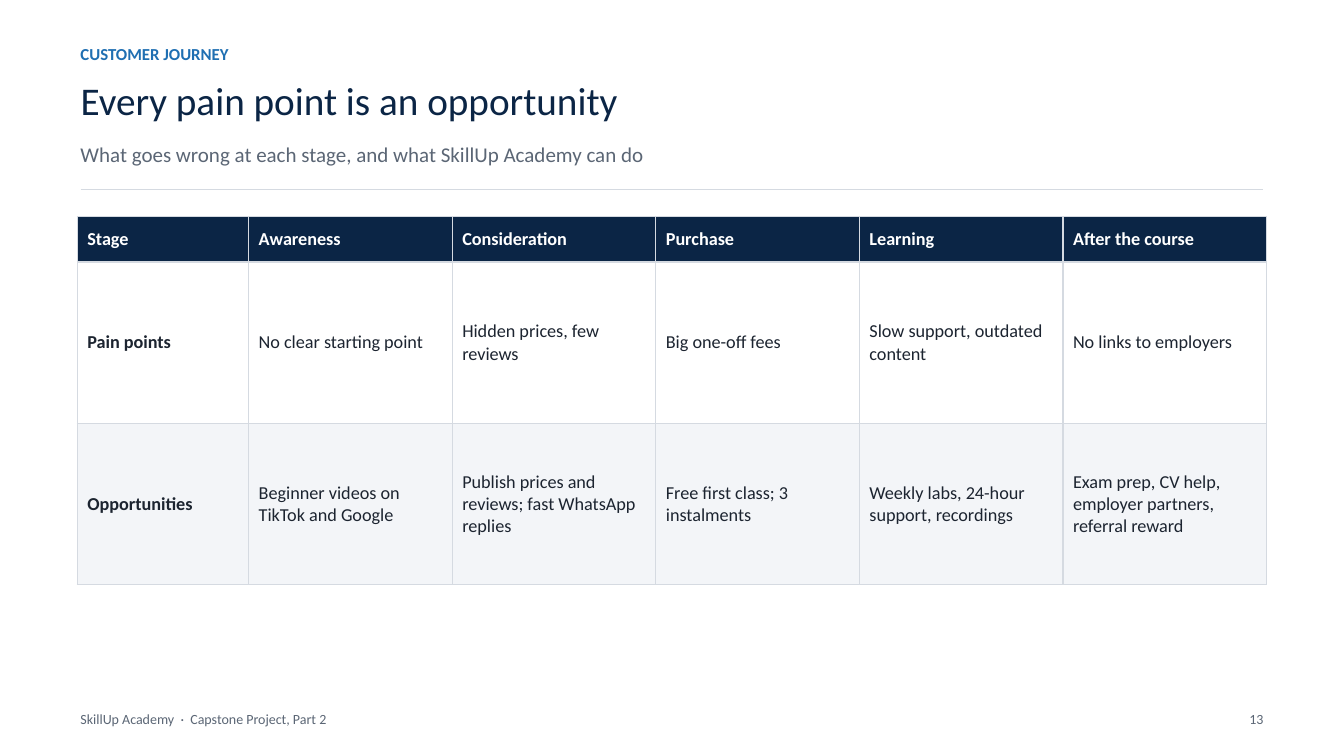
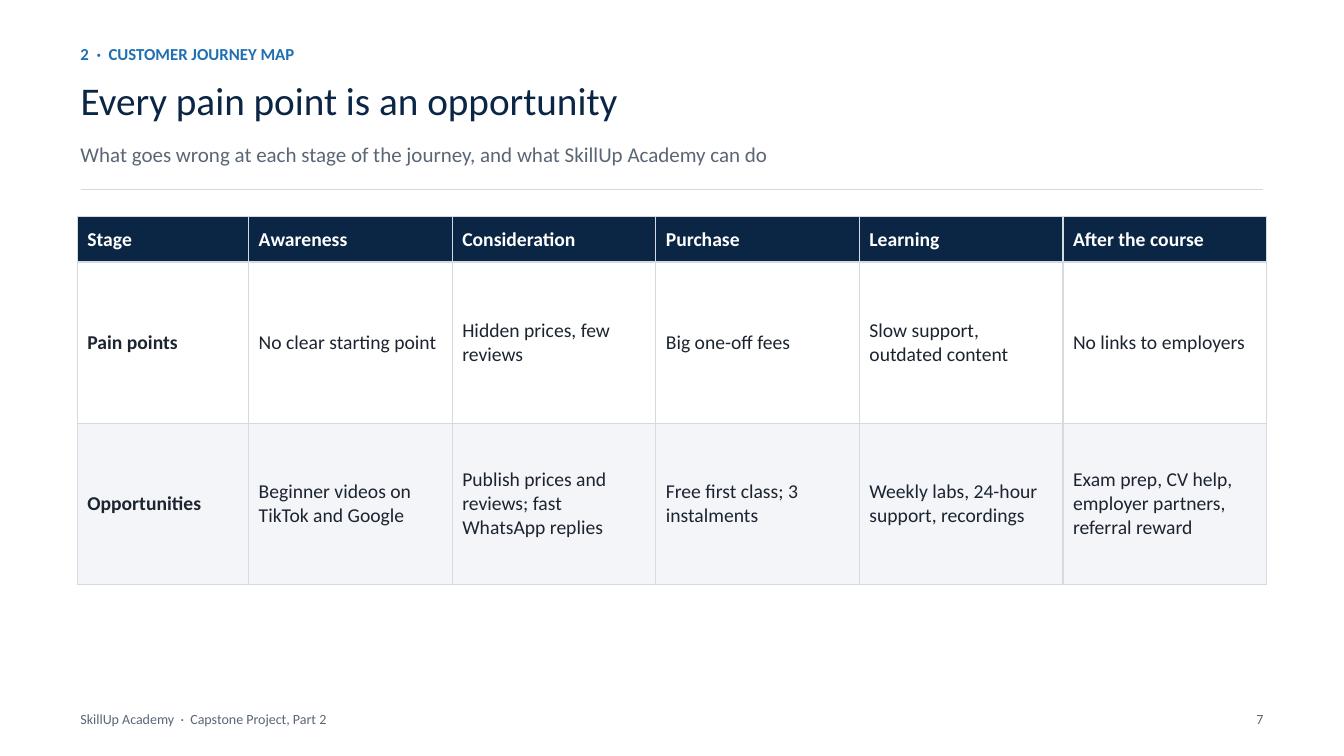
Before and after one commit to BadboyVee/BlackHoleeee, a slide deck: slide 7 of capstone/Customer_Analysis.pptx (slide 13 before the commit). Drawn at 1344x756 pixels with LibreOffice and Linux fonts; fonts in the diff are those of the drawing. Boxes give left, top, right and bottom in pixels: in the first picture for what was removed or moved away, otherwise in the second. Text is boxed around its words. In the diff, an @@ line names an element or a change of style, - is before the commit and + after.

```diff
--- a/capstone/Customer_Analysis.pptx
+++ b/capstone/Customer_Analysis.pptx
@@ text at (x1=80, y1=49, x2=295, y2=60): text changed @@
-CUSTOMER JOURNEY
+2 · CUSTOMER JOURNEY MAP
@@ text at (x1=80, y1=147, x2=767, y2=166): text changed @@
-What goes wrong at each stage, and what SkillUp Academy can do
+What goes wrong at each stage of the journey, and what SkillUp Academy can do
@@ table at (x1=78, y1=217, x2=1267, y2=585) @@
@@ size 13 to 14 pt @@
@@ text at (x1=1256, y1=715, x2=1263, y2=724): text changed @@
-13
+7
```
Also in this commit, not shown: 12 other slides changed, 2 slides added, 1 slide removed, 7 other files.
